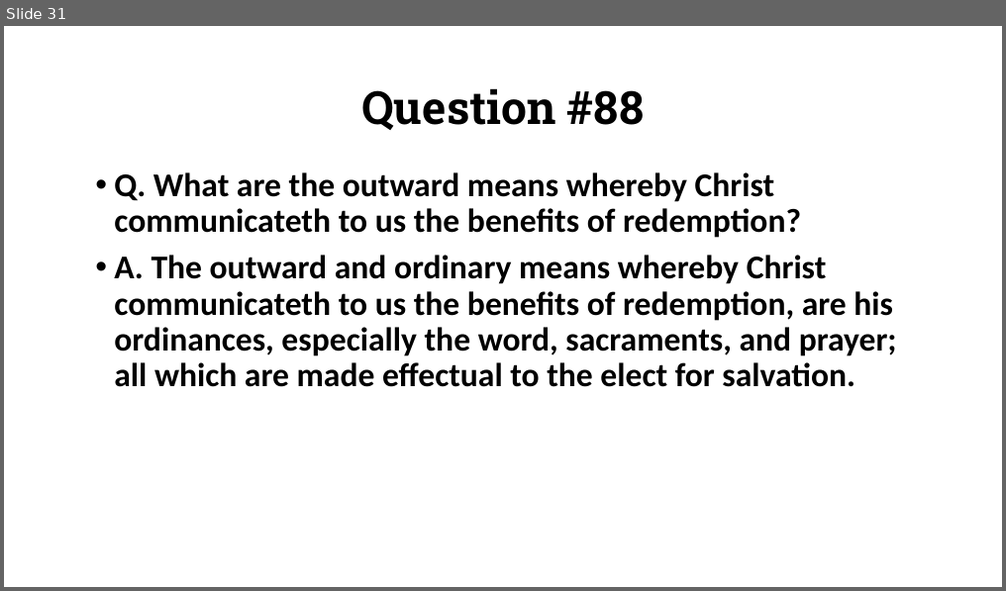
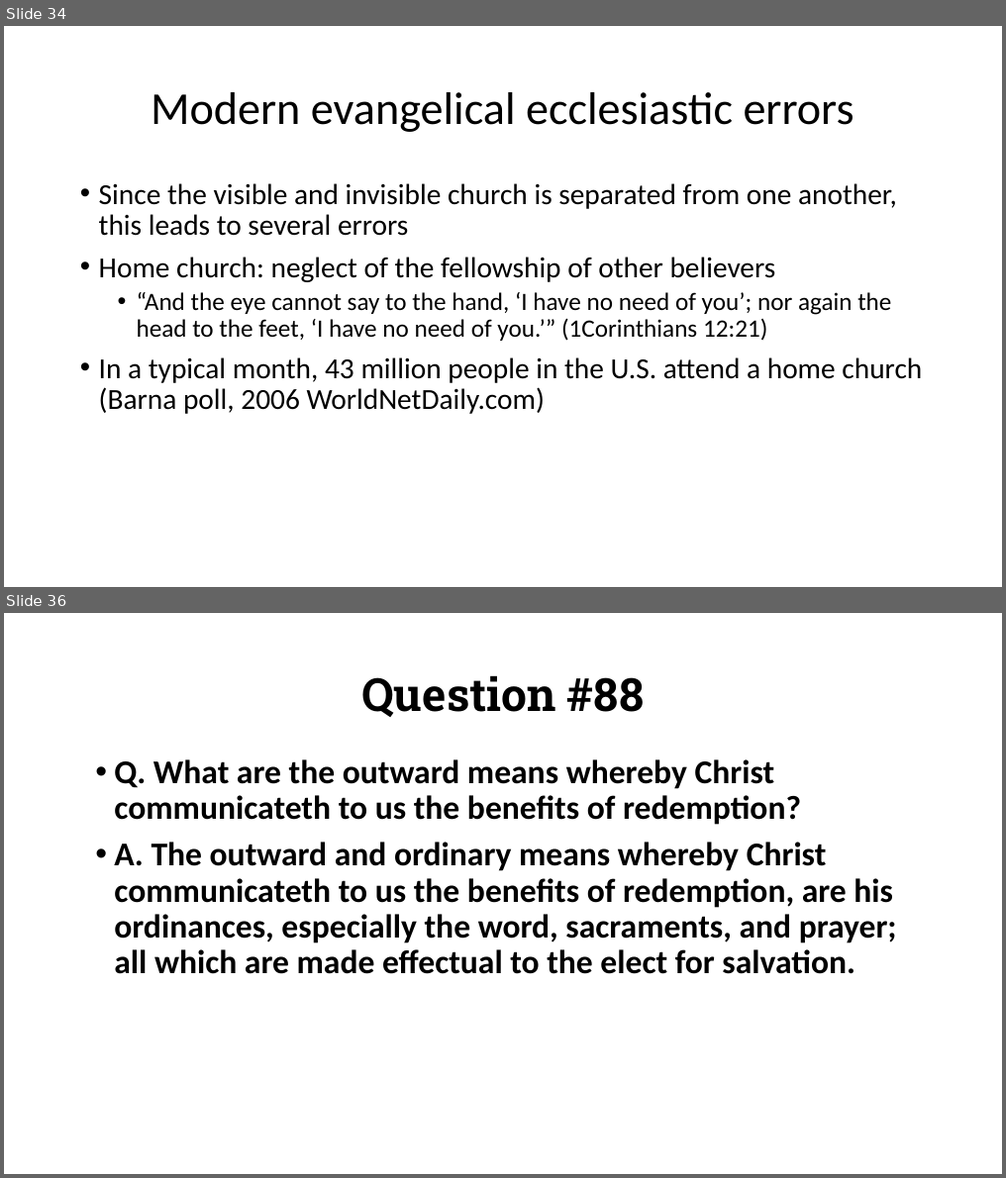
Before and after one commit to csmatyi/calvary_sunday_school, a slide deck: WSC85-88_211205.pptx. Shown one above the other, each under a label of ours: slide 31 before the commit, slides 34 and 36 after it; the slides between them are not shown. The pictures are 1006x591 and 1006x1178 pixels, drawn with LibreOffice and Linux fonts; fonts in the diff are those of the drawing. Boxes give left, top, right and bottom in pixels: in the first picture for what was removed or moved away, otherwise in the second. Text is boxed around its words. In the diff, an @@ line names an element or a change of style, - is before the commit and + after.

```diff
--- a/WSC85-88_211205.pptx
+++ b/WSC85-88_211205.pptx
@@ slide 34 added at <box>4,26,1002,587</box>, background #FFFFFF @@
@@ title added at <box>151,92,854,132</box>, 44 pt, text #000000 @@
+Modern evangelical ecclesiastic errors
@@ text added at <box>99,183,922,414</box>, 28 pt, text #000000 @@
+• Since the visible and invisible church is separated from one another, this leads to several errors
+• Home church: neglect of the fellowship of other believers
+  • “And the eye cannot say to the hand, ‘I have no need of you’; nor again the head to the feet, ‘I have no need of you.’” (1Corinthians 12:21)
+• In a typical month, 43 million people in the U.S. attend a home church (Barna poll, 2006 WorldNetDaily.com)
@@ what was slide 31 is now slide 36 @@
```
Also in this commit, not shown: 3 slides changed, 8 other slides added.
